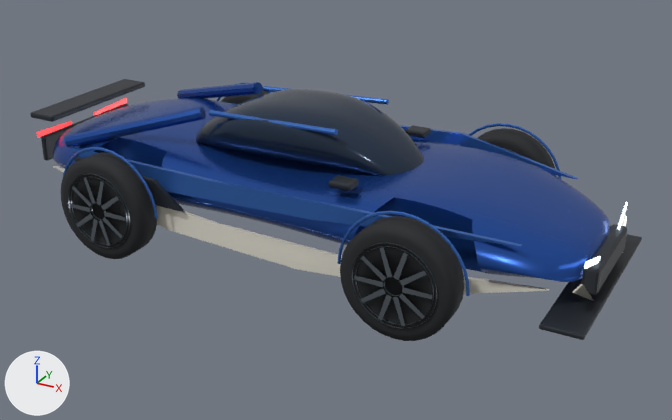
An edit to the glTF model src/assets/3d/kicklab-race-kestrel/v1/kestrel-original.glb, drawn before and after from the same camera.
Both versions are drawn from a 50 mm lens placed at (3.58, -6.12, 3.37), pointed at (0.22, -0.02, 0.32). Lighting does not change. The marker at lower left points along +X, +Y and +Z. The first picture is the older version. Where no turn or scale is listed for an object, it has been applied to the vertices. Vertices at exactly the same position are counted once.

Names of what the first picture shows: 'Body', 'WheelFrontLeft', 'WheelFrontRight', 'WheelRearRight' and 1 more.
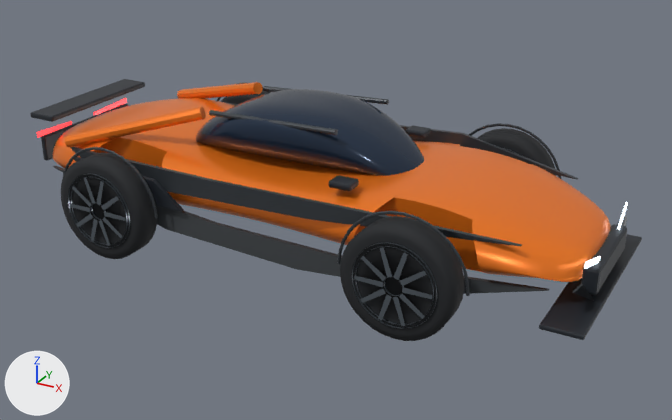
Location of each change, (x1, y1, x2, y2) in pixels of the pictures (672 x 420 px):
part 1 of me_kestrel_continuous_unibody_mesh, recoloured (blue to orange)
    both: (53, 82, 611, 282)
part 2 of me_kestrel_continuous_unibody_mesh, recoloured
    both: (63, 83, 578, 296)
part 3 of me_kestrel_continuous_unibody_mesh, recoloured
    both: (53, 166, 627, 301)

The change, as a diff of the scene's bpy script:
```diff
--- a/src/assets/3d/kicklab-race-kestrel/v1/kestrel-original.glb.py
+++ b/src/assets/3d/kicklab-race-kestrel/v1/kestrel-original.glb.py
@@ mat_aero___dark_graphite_sill @@
+mat_aero___dark_graphite_sill = principled_material('aero · dark graphite sill')
+mat_aero___dark_graphite_sill.base_color = (0.055, 0.062, 0.068)  # dark grey #42464a
+mat_aero___dark_graphite_sill.metallic = 0.2
+mat_aero___dark_graphite_sill.roughness = 0.42
@@ mat_body___graphite_shoulder @@
+mat_body___graphite_shoulder = principled_material('body · graphite shoulder')
+mat_body___graphite_shoulder.base_color = (0.04, 0.047, 0.055)  # dark grey #383d42
+mat_body___graphite_shoulder.metallic = 0.24
+mat_body___graphite_shoulder.roughness = 0.39
@@ mat_body___solar_orange_lacquer @@
+mat_body___solar_orange_lacquer = principled_material('body · solar orange lacquer')
+mat_body___solar_orange_lacquer.base_color = (0.96, 0.21, 0.014)  # orange #fa7e1f
+mat_body___solar_orange_lacquer.metallic = 0.38
+mat_body___solar_orange_lacquer.roughness = 0.28
@@ me_kestrel_continuous_unibody_mesh @@
 me_kestrel_continuous_unibody_mesh.from_pydata(...)  # 5081 vertices, 9797 faces; spans x -2.49..2.49, y -1.05..1.05, z 0.2..1.22
 # used by ob_body; location = (0.0, 0.0, 0.0)
+# me_kestrel_continuous_unibody_mesh part 1: all 5097 faces that had it switch from mat_body___original_cobalt_lacquer (blue #2452a6) to mat_body___solar_orange_lacquer (orange #fa7e1f)
+# me_kestrel_continuous_unibody_mesh part 2: all 1392 faces that had it switch from mat_body___bright_cobalt_edge (blue #3c6fc0) to mat_body___graphite_shoulder (dark grey #383d42)
+# me_kestrel_continuous_unibody_mesh part 3: all 80 faces that had it switch from mat_aero___original_warm_white (white #ebe7da) to mat_aero___dark_graphite_sill (dark grey #42464a)
 me_kestrel_continuous_unibody_mesh.materials.append(mat_glass___smoked_blue)
```
